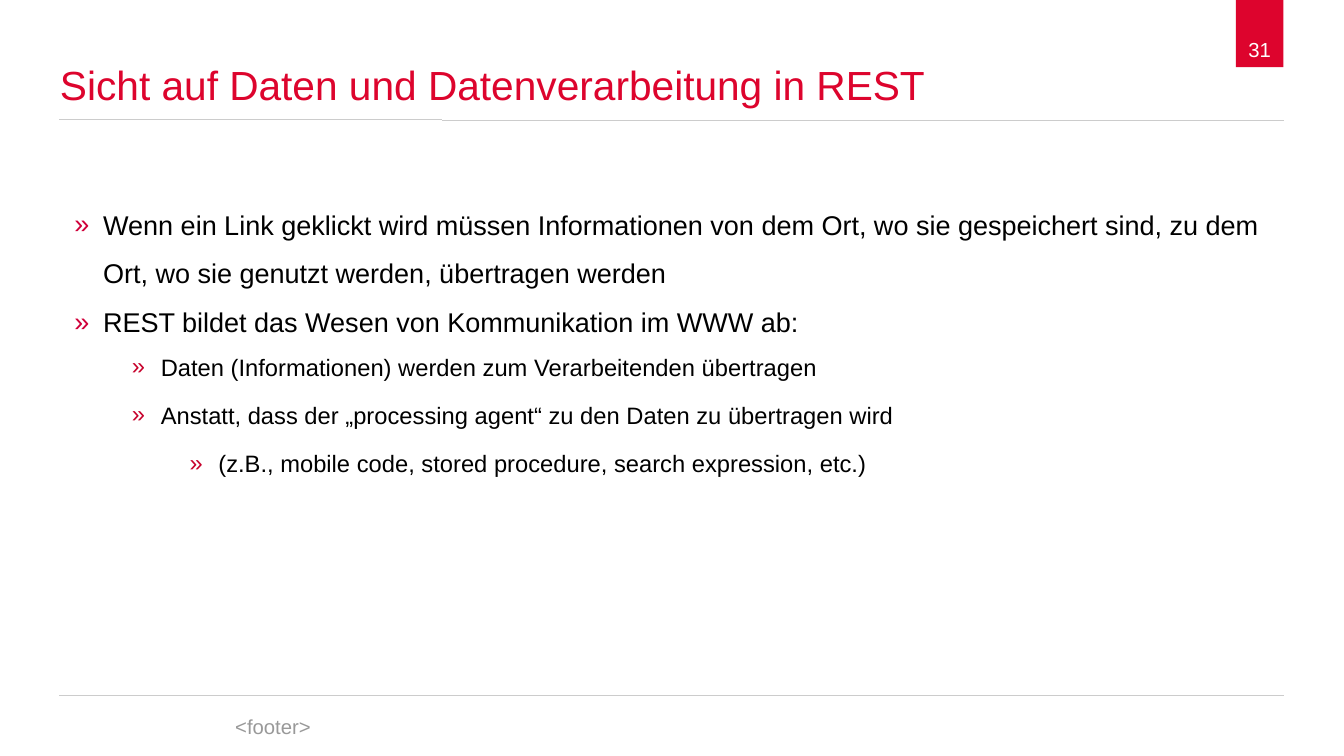
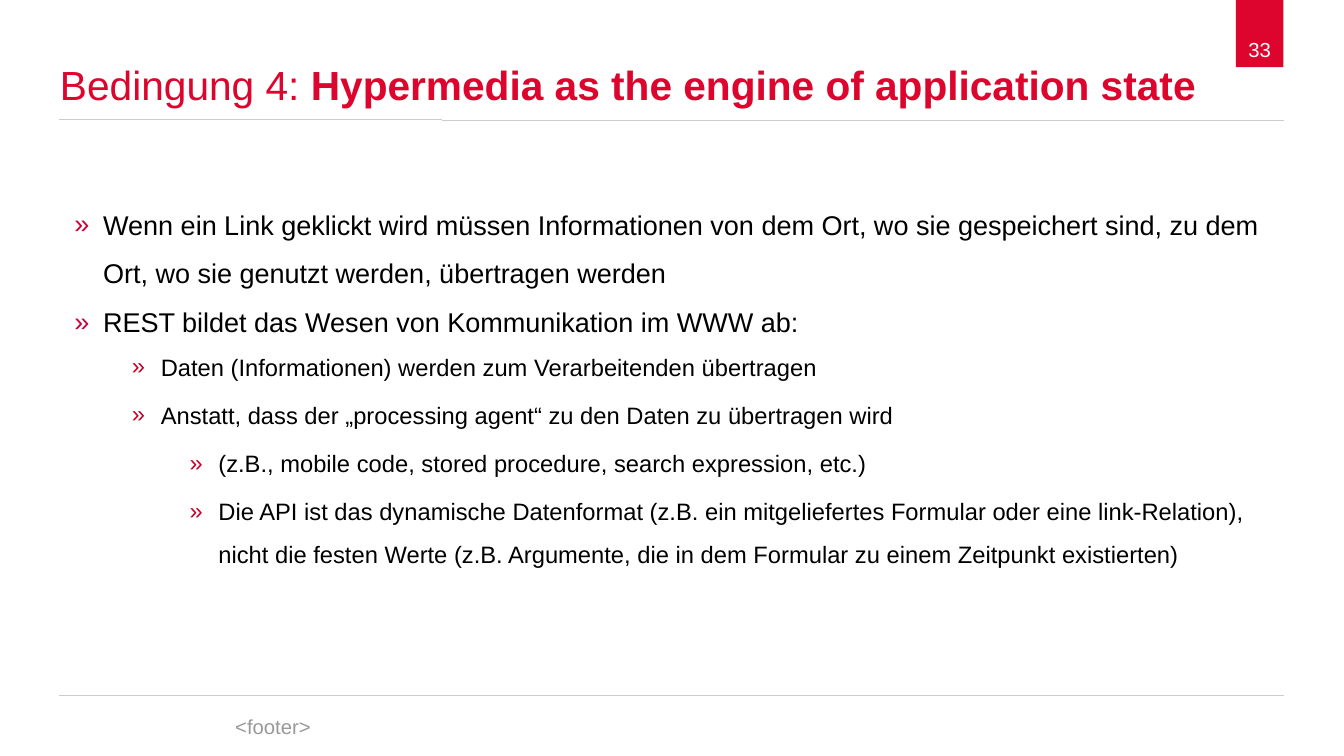
Before and after one commit to spaceone/presentations, a slide deck: slide 33 of representational-state-transfer/representational-state-transfer.odp (slide 31 before the commit). Drawn at 1344x756 pixels with LibreOffice and Linux fonts; fonts in the diff are those of the drawing; background and template pictures are left out. Boxes give left, top, right and bottom in pixels: in the first picture for what was removed or moved away, otherwise in the second. Text is boxed around its words. In the diff, an @@ line names an element or a change of style, - is before the commit and + after.

Commit message:
Push current state

```diff
--- a/representational-state-transfer/representational-state-transfer.odp
+++ b/representational-state-transfer/representational-state-transfer.odp
@@ page number at (1248, 43, 1271, 58): text changed @@
-31
+33
@@ title removed at (60, 70, 924, 107) @@
-Sicht auf Daten und Datenverarbeitung in REST
@@ title added at (60, 70, 1196, 107), 24 pt, text #DD042D, bold @@
+Bedingung 4: Hypermedia as the engine of application state
@@ text at (218, 502, 1243, 568): paragraph added @@
+        » Die API ist das dynamische Datenformat (z.B. ein mitgeliefertes Formular oder eine link-Relation), nicht die festen Werte (z.B. Argumente, die in dem Formular zu einem Zeitpunkt existierten)
```
Also in this commit, not shown: 9 other slides changed, 5 slides added, 9 slides removed, 3 other files.
